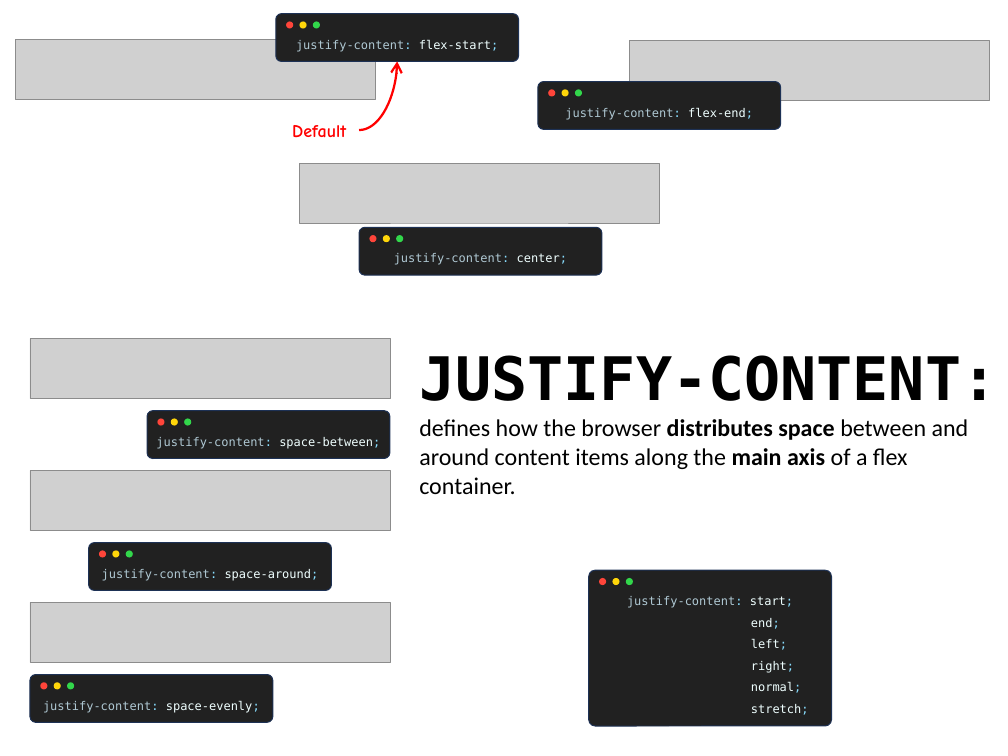
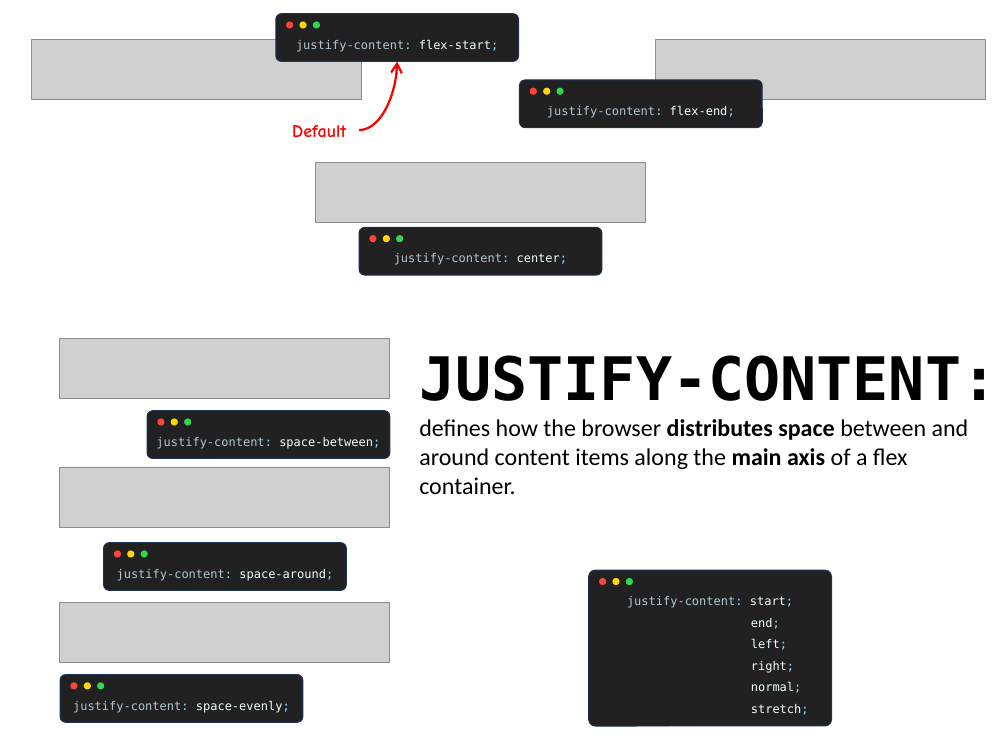
Before and after one commit to one0rb/one0rb, a slide deck: slide 6 of cheat-sheets/code-window.pptx. Drawn at 1008x756 pixels with LibreOffice and Linux fonts; fonts in the diff are those of the drawing; grey boxes stand for pictures. Boxes give left, top, right and bottom in pixels: in the first picture for what was removed or moved away, otherwise in the second. Text is boxed around its words. In the diff, an @@ line names an element or a change of style, - is before the commit and + after.

```diff
--- a/cheat-sheets/code-window.pptx
+++ b/cheat-sheets/code-window.pptx
@@ picture: place and size @@
-picture at bbox=[16, 40, 376, 99]
+picture at bbox=[32, 40, 361, 99]
@@ picture: place and size @@
-picture at bbox=[629, 40, 989, 100]
+picture at bbox=[656, 40, 986, 99]
@@ 3 ellipses, 1 text, 1 rounded rectangle: place and size @@
-3 ellipses, 1 text, 1 rounded rectangle at bbox=[538, 81, 780, 129]
+3 ellipses, 1 text, 1 rounded rectangle at bbox=[519, 80, 762, 127]
@@ picture: place and size @@
-picture at bbox=[300, 163, 660, 222]
+picture at bbox=[315, 162, 645, 222]
@@ picture: place and size @@
-picture at bbox=[30, 338, 390, 398]
+picture at bbox=[60, 338, 390, 398]
@@ picture: place and size @@
-picture at bbox=[30, 471, 390, 531]
+picture at bbox=[60, 467, 390, 527]
@@ 3 ellipses, 1 text, 1 rounded rectangle: place and size @@
-3 ellipses, 1 text, 1 rounded rectangle at bbox=[89, 543, 331, 590]
+3 ellipses, 1 text, 1 rounded rectangle at bbox=[104, 543, 346, 590]
@@ picture: place and size @@
-picture at bbox=[30, 603, 390, 662]
+picture at bbox=[60, 603, 390, 662]
@@ 3 ellipses, 1 text, 1 rounded rectangle: place and size @@
-3 ellipses, 1 text, 1 rounded rectangle at bbox=[30, 675, 273, 722]
+3 ellipses, 1 text, 1 rounded rectangle at bbox=[60, 675, 302, 722]
```
Also in this commit, not shown: 5 other slides changed, 3 other files.
